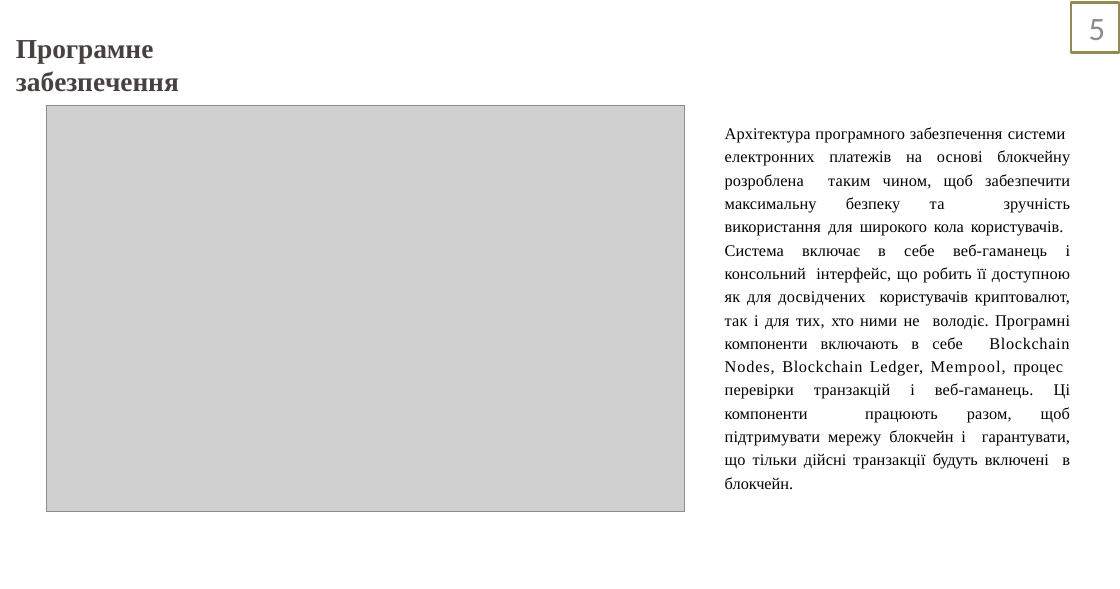
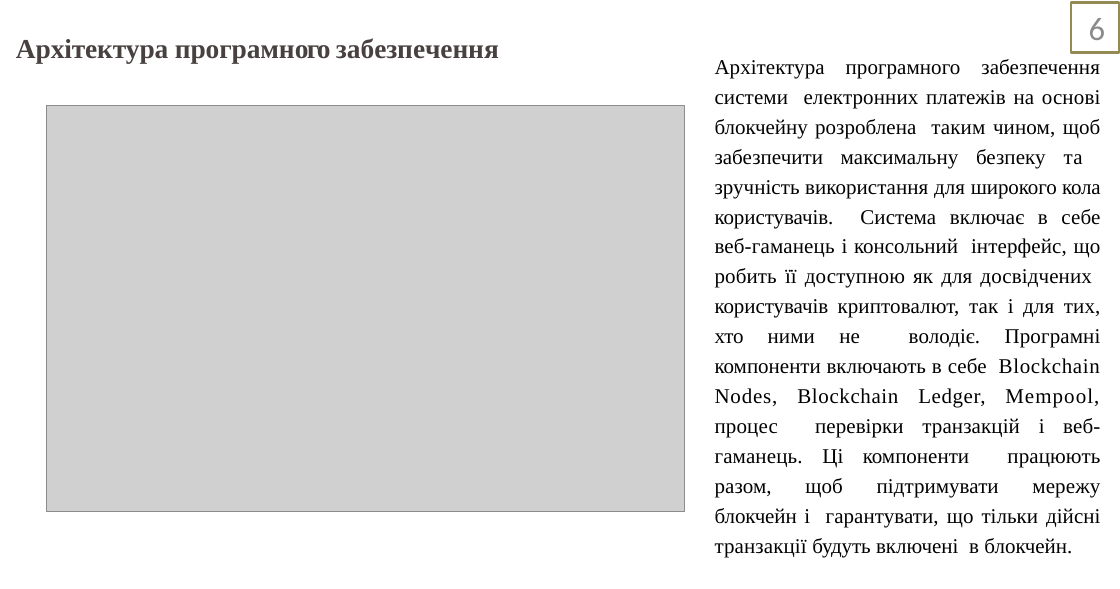
Before and after one commit to Sunr1s/BlockChain, a slide deck: slide 6 of blokchejn-platforma-dlya-avtomatizovanoyi-platizhnoyi-sistemi-zahist-zvitu-z-tehnologichnoyi-praktiki-2023-5-30-16-16-39.pptx (slide 5 before the commit). Drawn at 1120x589 pixels with LibreOffice and Linux fonts; fonts in the diff are those of the drawing; grey boxes stand for pictures. Boxes give left, top, right and bottom in pixels: in the first picture for what was removed or moved away, otherwise in the second. Text is boxed around its words. In the diff, an @@ line names an element or a change of style, - is before the commit and + after.

```diff
--- a/blokchejn-platforma-dlya-avtomatizovanoyi-platizhnoyi-sistemi-zahist-zvitu-z-tehnologichnoyi-praktiki-2023-5-30-16-16-39.pptx
+++ b/blokchejn-platforma-dlya-avtomatizovanoyi-platizhnoyi-sistemi-zahist-zvitu-z-tehnologichnoyi-praktiki-2023-5-30-16-16-39.pptx
@@ page number at [1089,18,1106,40]: text changed @@
-5
+6
@@ title at [16,38,499,63]: text changed @@
-Програмне забезпечення
+Архітектура програмного забезпечення
@@ text "Архітектура програмного забезпечення системи електронних ...": place and size @@
-text "Архітектура програмного забезпечення системи електронних ..." at [725,127,1071,489]
+text "Архітектура програмного забезпечення системи електронних ..." at [715,59,1101,558]
@@ text "Архітектура програмного забезпечення системи електронних ..." at [715,59,1101,558]: size 14 to 18 pt @@
```
Also in this commit, not shown: 6 other slides changed, 3 slides added, 8 other files.
